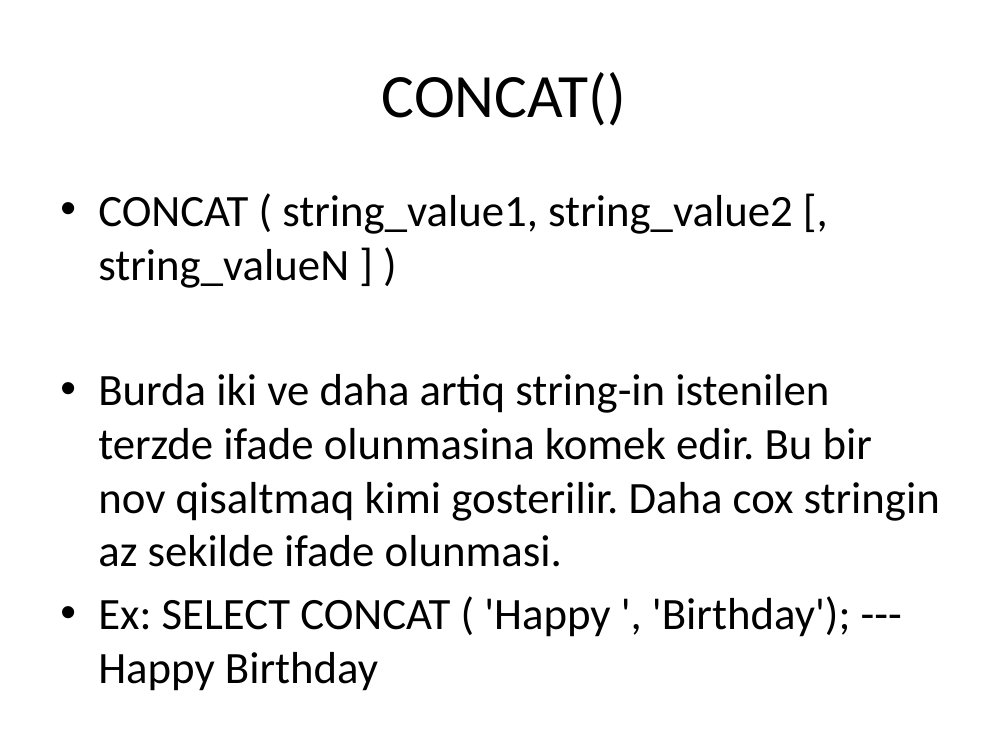
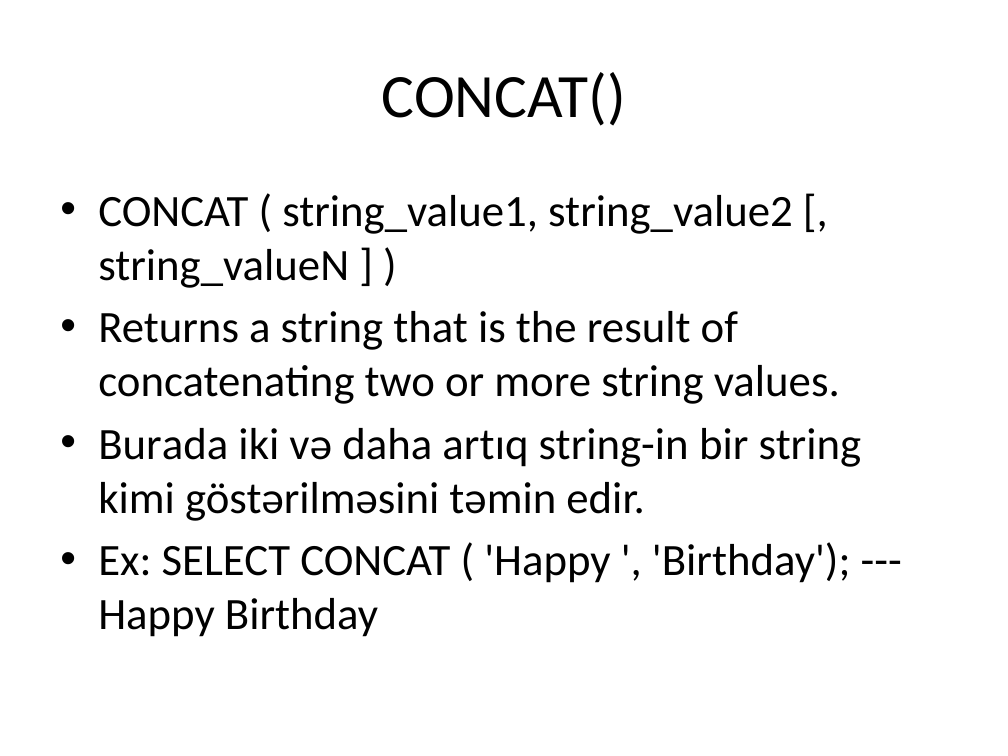
Before and after one commit to s-jamal/P202-25.04.2017, a slide deck: slide 5 of sql string functions.pptx. Drawn at 1008x756 pixels with LibreOffice and Linux fonts; fonts in the diff are those of the drawing. Boxes give left, top, right and bottom in pixels: in the first picture for what was removed or moved away, otherwise in the second. Text is boxed around its words. In the diff, an @@ line names an element or a change of style, - is before the commit and + after.

```diff
--- a/sql string functions.pptx
+++ b/sql string functions.pptx
@@ text at [98, 311, 861, 521]: text changed @@
-• Burda iki ve daha artiq string-in istenilen terzde ifade olunmasina komek edir. Bu bir nov qisaltmaq kimi gosterilir. Daha cox stringin az sekilde ifade olunmasi.
+• Returns a string that is the result of concatenating two or more string values.
+• Burada iki və daha artıq string-in bir string kimi göstərilməsini təmin edir.
```
Also in this commit, not shown: 9 other slides changed.
